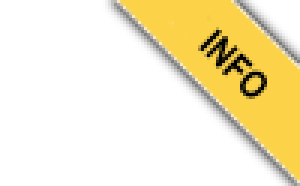
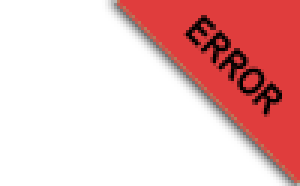
Two versions of the same layered image (300×186). Layer-by-layer changes:
showed "ERROR" over bbox(183, 15, 282, 117)
hid "INFO" over bbox(198, 27, 267, 99)
added layer "Ebene 1 Kopie 3" above "Ebene 1 Kopie 2" over bbox(114, 0, 300, 186)
hid "Ebene 1" over bbox(114, 0, 300, 186)
